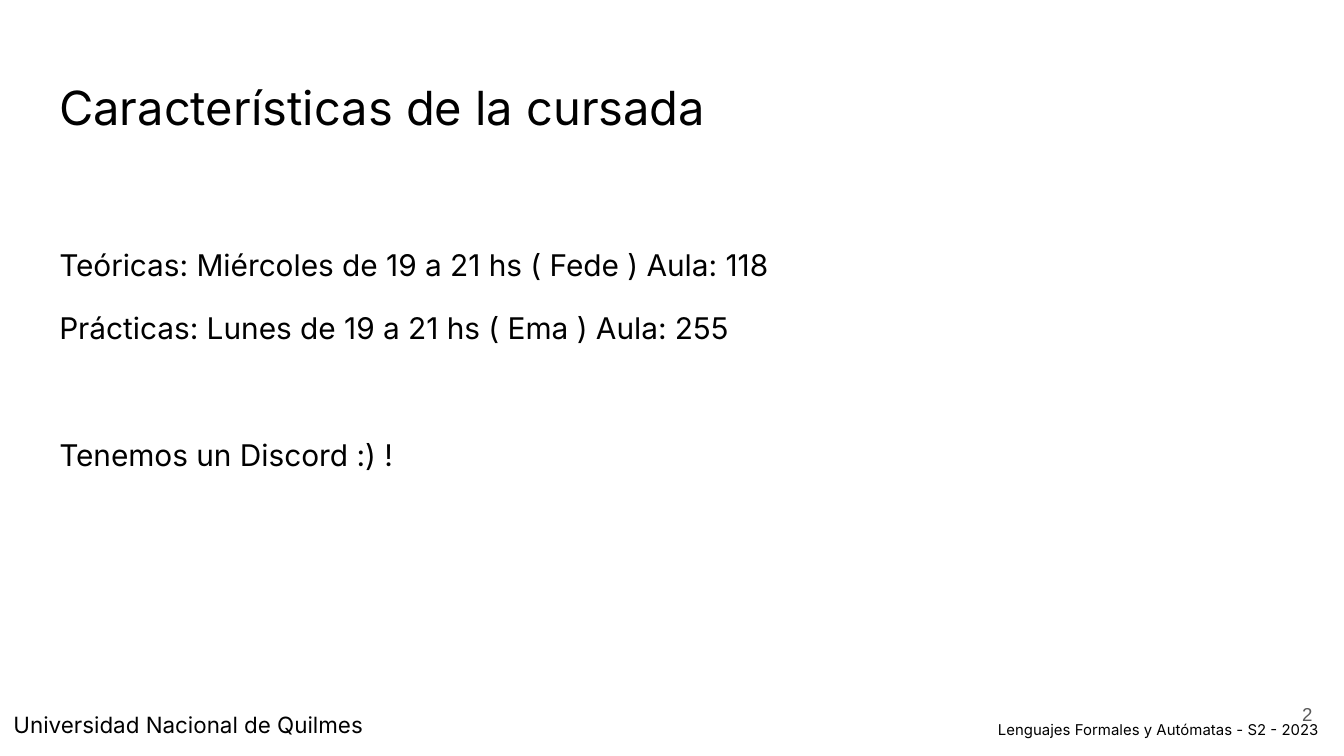
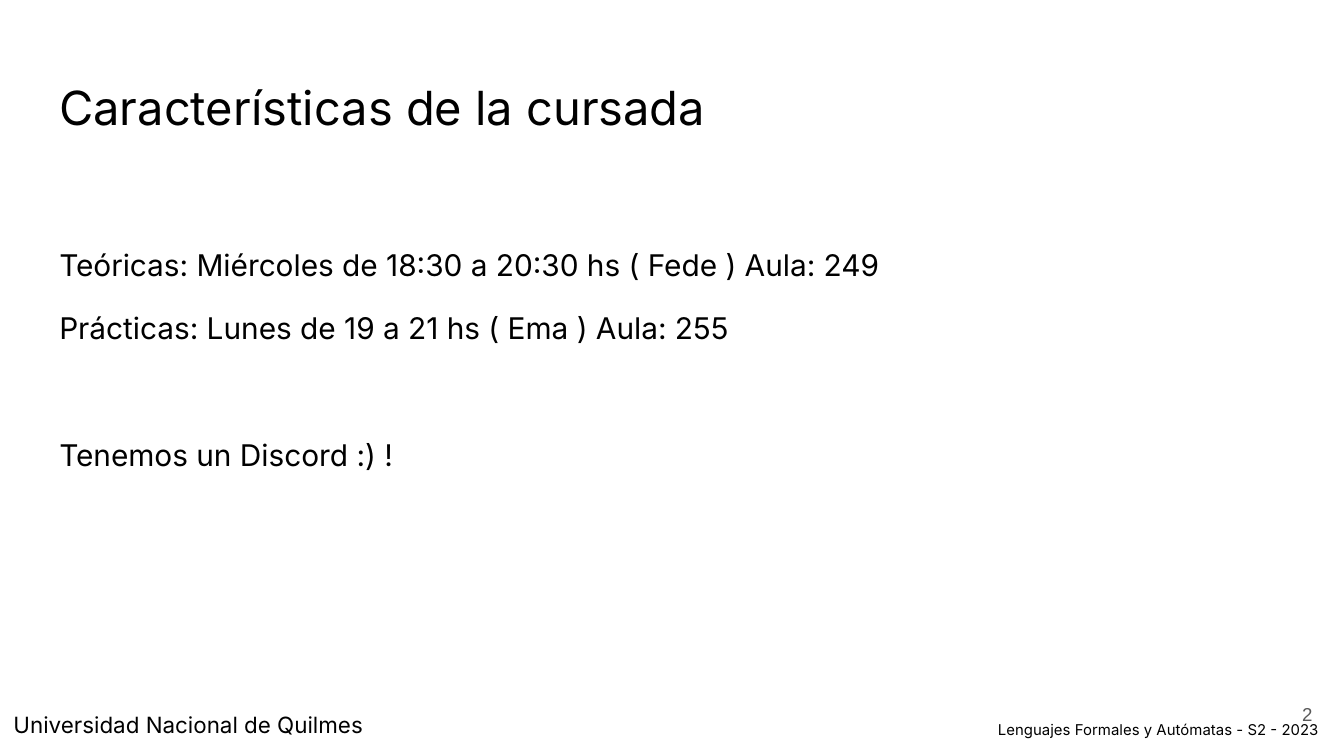
Before and after one commit to FedeLoch/LFA-UNQ-TEO, a slide deck: slide 2 of pptx/LFA T1 ( Intro ) - 2023 - S2.pptx. Drawn at 1344x756 pixels with LibreOffice and Linux fonts; fonts in the diff are those of the drawing. Boxes give left, top, right and bottom in pixels: in the first picture for what was removed or moved away, otherwise in the second. Text is boxed around its words. In the diff, an @@ line names an element or a change of style, - is before the commit and + after.

```diff
--- a/pptx/LFA T1 ( Intro ) - 2023 - S2.pptx
+++ b/pptx/LFA T1 ( Intro ) - 2023 - S2.pptx
@@ text at [59, 253, 879, 277]: text changed @@
-Teóricas: Miércoles de 19 a 21 hs ( Fede ) Aula: 118
+Teóricas: Miércoles de 18:30 a 20:30 hs ( Fede ) Aula: 249
```
Also in this commit, not shown: 1 other slide changed, 1 slide added, 6 other files.
